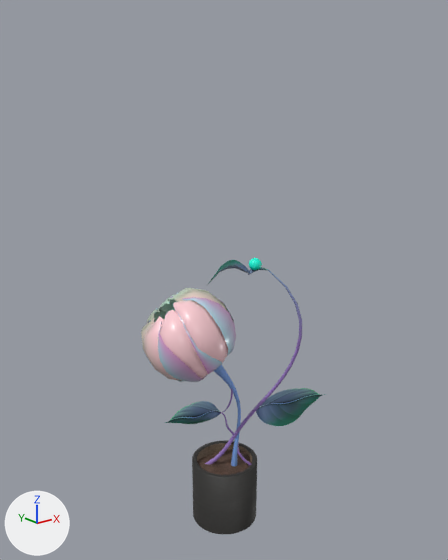
Renders of the glTF model src/models/5.glb from each side of a commit.
The view is the same before and after, from a camera (50 mm lens) standing at (-0.833, -1.014, 0.895) and looking at (0.005, 0.033, 0.476). Lighting does not change. The marker at lower left points along +X, +Y and +Z. Where no turn or scale is listed for an object, it has been applied to the vertices.

The first picture shows '00_gorshok', '05_nezhnost'.
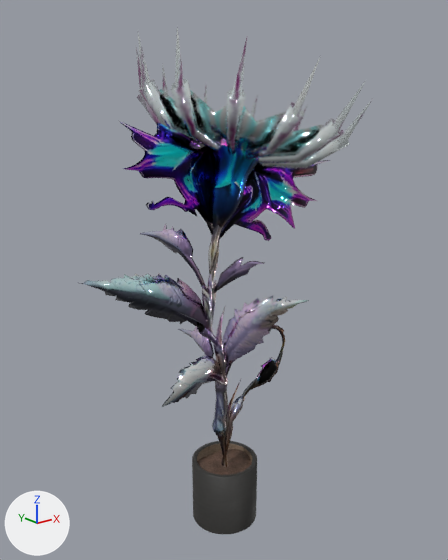
The newer file is also rescaled (x0.731), turned or shifted as a whole; pictures and numbers use the older file's frame.

Location of each change, [x1, y1, x2, y2] in pixels of the pictures (448 x 560 px):
'04_cyberpank', added: after [80, 27, 373, 467]
'05_nezhnost', deleted: before [141, 258, 325, 467]

Patch to the scene script:
```diff
--- a/src/models/5.glb.py
+++ b/src/models/5.glb.py
@@ img_04_cyberpank_emissive @@
+img_04_cyberpank_emissive = load_image('04_cyberpank_Emissive', '_unpacked/04_cyberpank_Emissive', 2048, 2048, 'sRGB')
@@ img_04_cyberpank_diffuse_jpg_04_cyberpan_alpha_jpg @@
+img_04_cyberpank_diffuse_jpg_04_cyberpan_alpha_jpg = load_image('04_cyberpank_Diffuse.jpg-04_cyberpan_Alpha.jpg', '_unpacked/04_cyberpank_Diffuse.jpg-04_cyberpan_Alpha.jpg', 1024, 1024, 'sRGB')
@@ img_04_cyberpank_normal @@
+img_04_cyberpank_normal = load_image('04_cyberpank_Normal', '_unpacked/04_cyberpank_Normal', 1024, 1024, 'Non-Color')
@@ img_04_cyberpank_metalness_04_cyberpank_roughness @@
+img_04_cyberpank_metalness_04_cyberpank_roughness = load_image('04_cyberpank_Metalness-04_cyberpank_Roughness', '_unpacked/04_cyberpank_Metalness-04_cyberpank_Roughness', 2048, 2048, 'Non-Color')
@@ mat_04_cyberpank @@
+mat_04_cyberpank = bpy.data.materials.new('04_cyberpank')
+# uses the picture img_04_cyberpank_diffuse_jpg_04_cyberpan_alpha_jpg
+# uses the picture img_04_cyberpank_emissive
+# uses the picture img_04_cyberpank_metalness_04_cyberpank_roughness
+# uses the picture img_04_cyberpank_normal
@@ me_04_cyberpank @@
+me_04_cyberpank.from_pydata(...)  # 1362 vertices, 2430 faces; spans x -0.298..0.332, y -0.248..0.244, z 0.0..0.99
+me_04_cyberpank.materials.append(mat_04_cyberpank)
@@ ob_05_nezhnost @@
-ob_05_nezhnost = bpy.data.objects.new('05_nezhnost', me_05_nezhnost)
-ob_05_nezhnost.location = (0.0, 0.0, 0.0)
@@ ob_04_cyberpank @@
+ob_04_cyberpank = bpy.data.objects.new('04_cyberpank', me_04_cyberpank)
+ob_04_cyberpank.location = (-0.008, 0.014, 0.006)
```
